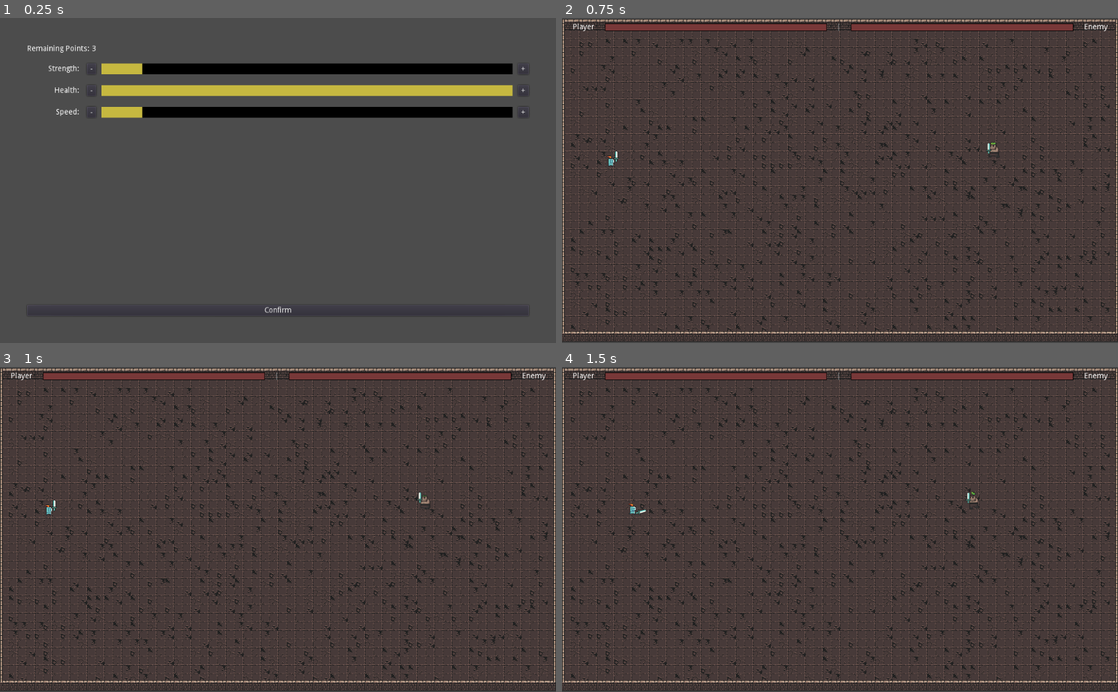
Above: before the commit, frames 1-4 (two rows, left to right).
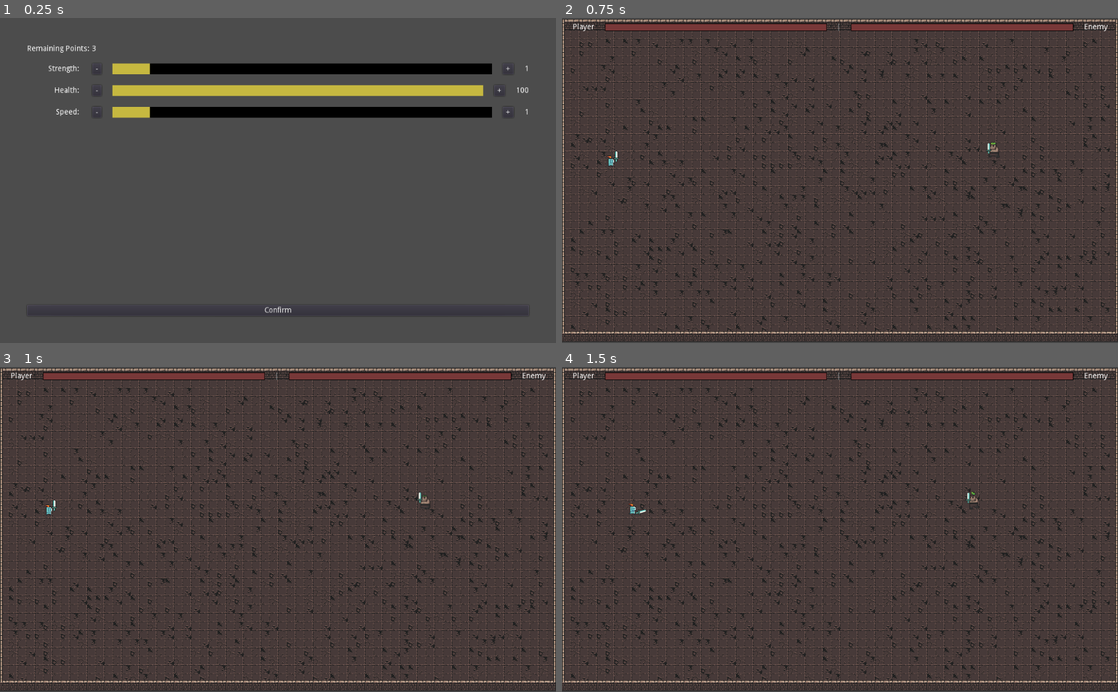
Above: after the commit, the same moments.

Repository: josephmbustamante/ludum-dare-45
Game: Godot game, scene res://Scenes/LevelUp.tscn
Same seed, same stepped clock (60 frames per second), same inputs: the game is played once before the commit and once after it. This scene is started directly instead of the project's main scene.
Inputs (mouse positions are in pixels of both pictures, inside the frame that each line leads up to):
- Up to frame 1 (0.25 s): no input
- Up to frame 2 (0.75 s): click "Confirm" at 0.5 s
- Up to frame 3 (1 s): no input
- Up to frame 4 (1.5 s): tap Enter at 1.25 s; move the mouse to (962, 513) at 1.27 s; hold Right (right) from 1.28 s (still down); click (962, 513) at 1.35 s

The runs differ from the first frame. In frame 1, 0.8% of the frame differs, in the area x 15-95%, y 13-31%; in frame 2, nothing differs; in frame 3, nothing differs; in frame 4, nothing differs.

Commit message:
Add number to level up screen to indicate current level

Diff:
--- a/Scenes/LevelUpField.tscn
+++ b/Scenes/LevelUpField.tscn
@@ -8,29 +8,29 @@
 [sub_resource type="StyleBoxFlat" id=2]
 bg_color = Color( 0, 0, 0, 1 )
 
-[node name="VBoxContainer" type="HBoxContainer"]
-margin_top = -0.19754
+[node name="LevelUpField" type="HBoxContainer"]
 margin_right = 277.0
-margin_bottom = 39.8025
-custom_constants/separation = 10
+margin_bottom = 40.0
+custom_constants/separation = 20
 script = ExtResource( 1 )
 
-[node name="Ability" type="Label" parent="."]
+[node name="AbilityNameLabel" type="Label" parent="."]
 margin_top = 13.0
 margin_right = 100.0
 margin_bottom = 27.0
 rect_min_size = Vector2( 100, 0 )
+text = "Ability:"
 align = 2
 
 [node name="Decrease" type="Button" parent="."]
-margin_left = 110.0
-margin_right = 127.0
+margin_left = 120.0
+margin_right = 137.0
 margin_bottom = 40.0
 text = "-"
 
 [node name="ProgressBar" type="ProgressBar" parent="."]
-margin_left = 137.0
-margin_right = 247.0
+margin_left = 157.0
+margin_right = 209.0
 margin_bottom = 40.0
 size_flags_horizontal = 3
 size_flags_vertical = 1
@@ -42,9 +42,16 @@
 percent_visible = false
 
 [node name="Increase" type="Button" parent="."]
-margin_left = 257.0
-margin_right = 277.0
+margin_left = 229.0
+margin_right = 249.0
 margin_bottom = 40.0
 text = "+"
+
+[node name="CurrentLevelLabel" type="Label" parent="."]
+margin_left = 269.0
+margin_top = 13.0
+margin_right = 277.0
+margin_bottom = 27.0
+text = "1"
 [connection signal="pressed" from="Decrease" to="." method="_on_Decrease_pressed"]
 [connection signal="pressed" from="Increase" to="." method="_on_Increase_pressed"]
--- a/Scripts/LevelUpField.gd
+++ b/Scripts/LevelUpField.gd
@@ -6,7 +6,7 @@
 export var fieldName = ""
 
 func _ready():
-	$Ability.text = fieldName + ": "
+	$AbilityNameLabel.text = fieldName + ": "
 
 func _on_Decrease_pressed():
 	emit_signal("decrease_pressed")
@@ -14,5 +14,6 @@
 func _on_Increase_pressed():
 	emit_signal("increase_pressed")
 
-func set_value(value):
+func set_value(value: int):
 	$ProgressBar.value = value
+	$CurrentLevelLabel.text = str(value)
